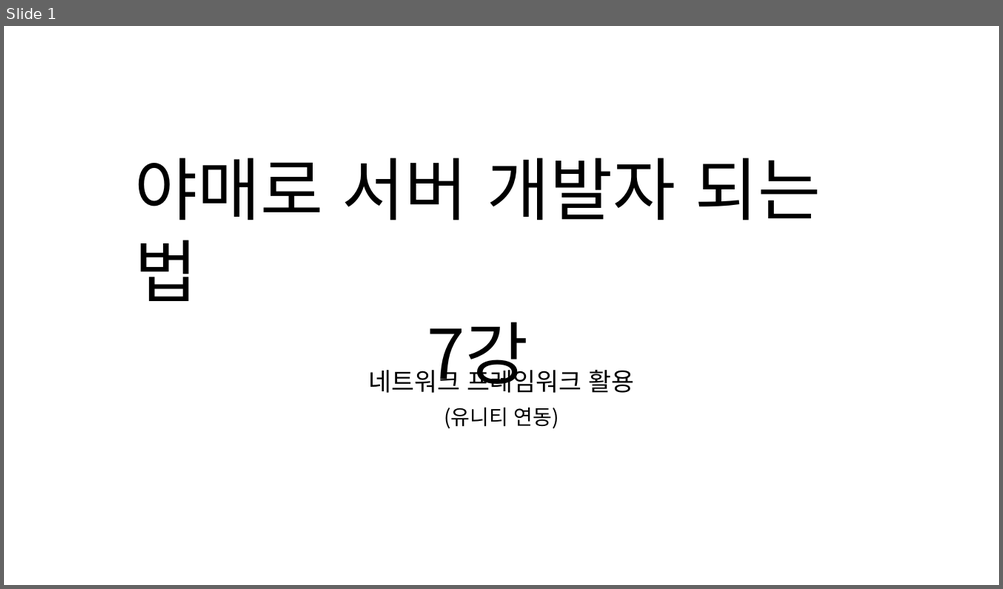
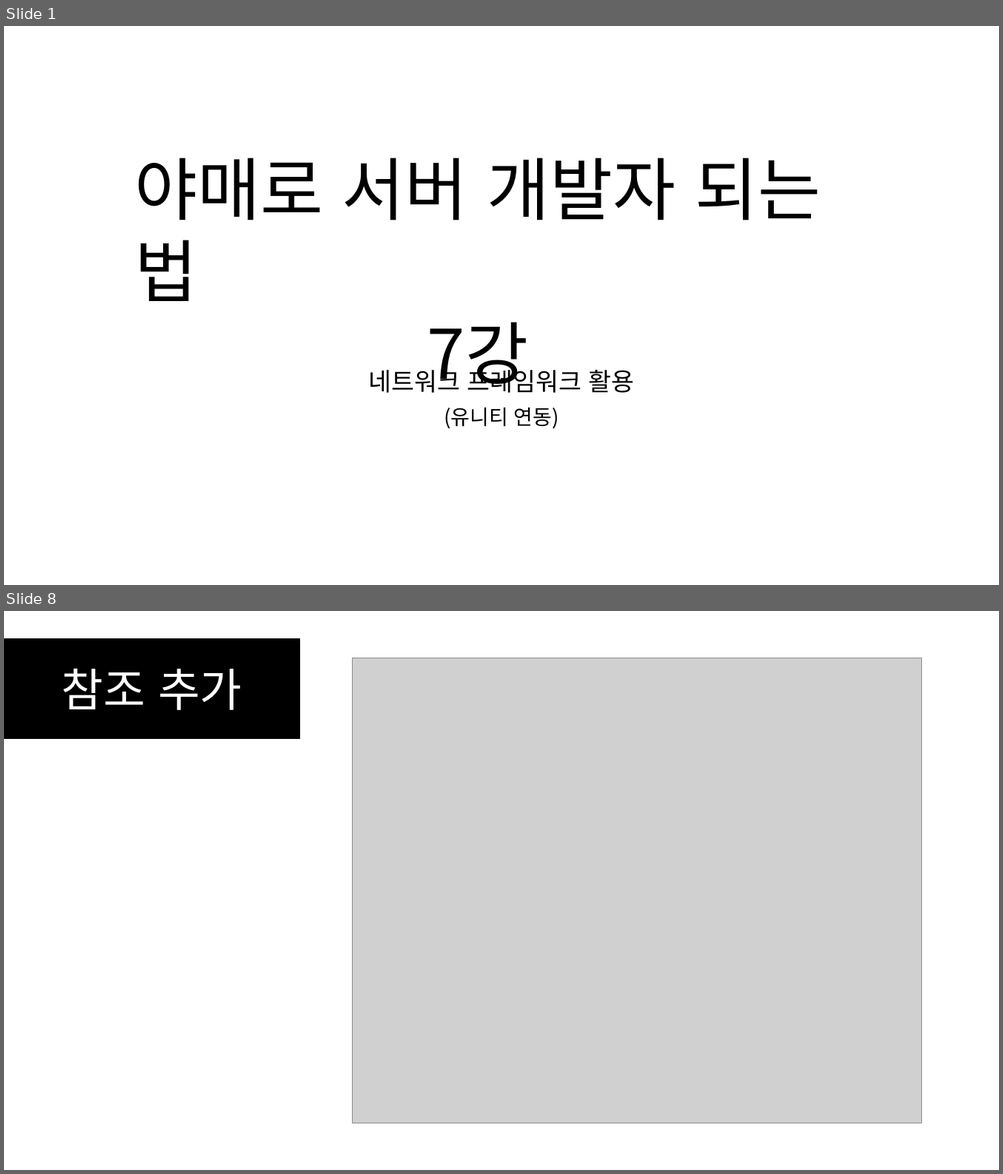
Before and after one commit to SEH00N/SDLU, a slide deck: ServerLecture/PT/7강 네트워크 프레임워크 활용.pptx. Shown one above the other, each under a label of ours: slide 1 before the commit, slides 1 and 8 after it; the slides between them are not shown. The pictures are 1003x589 and 1003x1174 pixels, drawn with LibreOffice and Linux fonts; fonts in the diff are those of the drawing; grey boxes stand for pictures. Boxes give left, top, right and bottom in pixels: in the first picture for what was removed or moved away, otherwise in the second. Text is boxed around its words. In the diff, an @@ line names an element or a change of style, - is before the commit and + after.

```diff
--- a/ServerLecture/PT/7강 네트워크 프레임워크 활용.pptx
+++ b/ServerLecture/PT/7강 네트워크 프레임워크 활용.pptx
@@ slide 8 added at (x1=4, y1=611, x2=999, y2=1170), background #FFFFFF @@
@@ rectangle added at (x1=4, y1=638, x2=299, y2=738), fill #000000, outline #000000 1 pt, 44 pt, text #FFFFFF @@
+참조 추가
@@ picture added at (x1=352, y1=658, x2=921, y2=1123) @@
```
Also in this commit, not shown: 20 other slides added, 4 slides removed, 2 other files.
